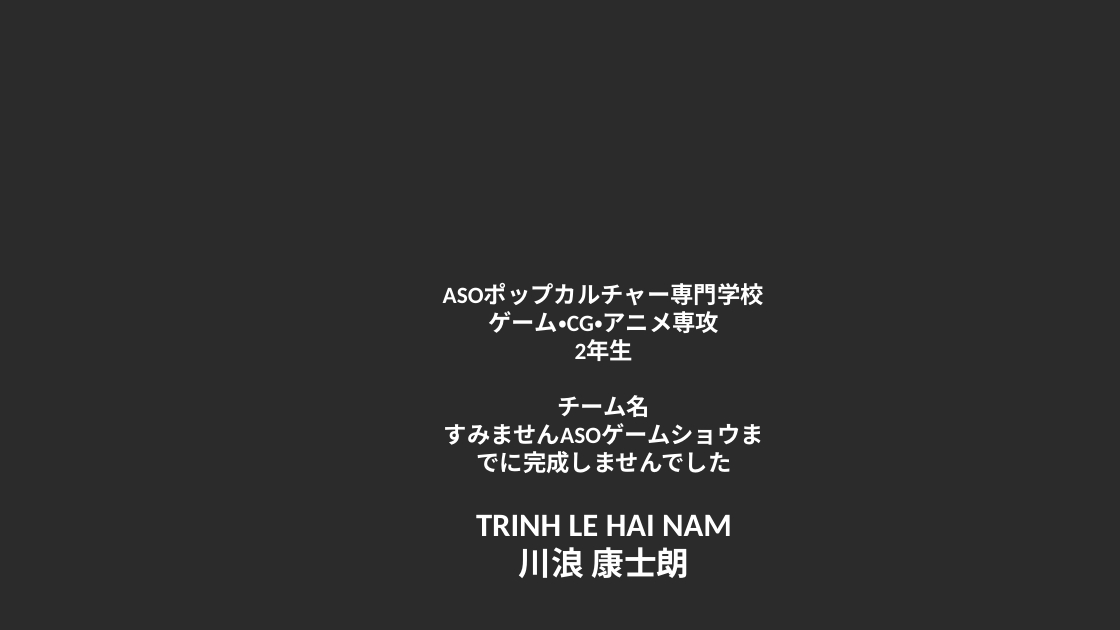
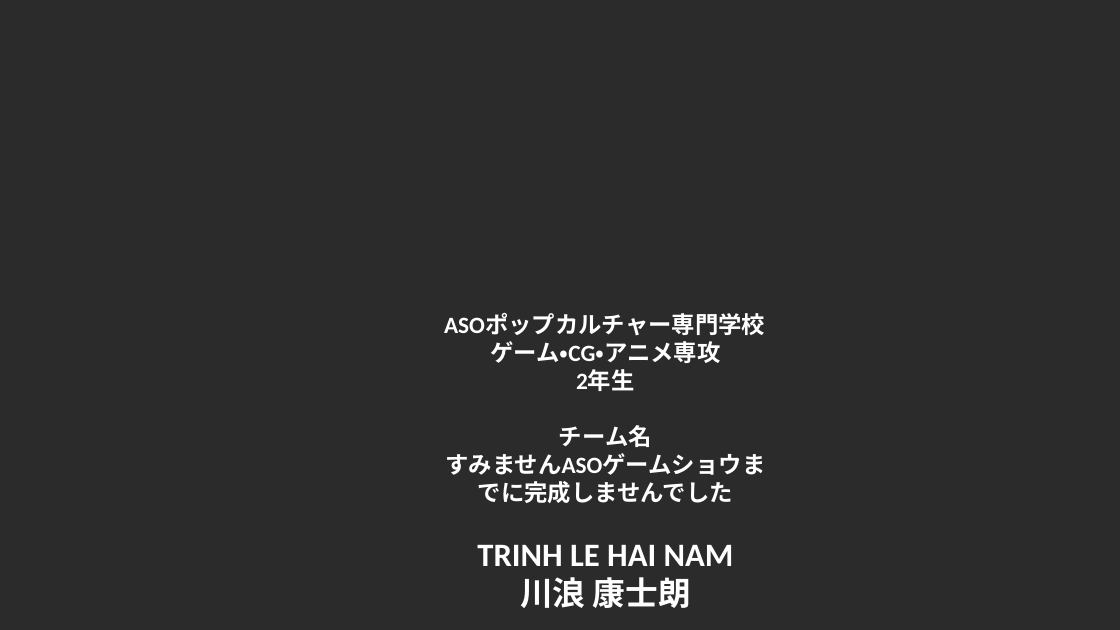
Before and after one commit to kawanami1022/2.5DActionGameProject, a slide deck: slide 1 of すみませんASOゲームショウまでに間に合いませんでした.pptx. Drawn at 1120x630 pixels with LibreOffice and Linux fonts; fonts in the diff are those of the drawing; background and template pictures are left out; a plain dark background stands for a picture behind light text. Boxes give left, top, right and bottom in pixels: in the first picture for what was removed or moved away, otherwise in the second. Text is boxed around its words. In the diff, an @@ line names an element or a change of style, - is before the commit and + after.

```diff
--- a/すみませんASOゲームショウまでに間に合いませんでした.pptx
+++ b/すみませんASOゲームショウまでに間に合いませんでした.pptx
@@ text "ASOポップカルチャー専門学校": place and size @@
-text "ASOポップカルチャー専門学校" at [443,283,764,578]
+text "ASOポップカルチャー専門学校" at [444,313,765,608]
```
Also in this commit, not shown: 1 other slide changed, 3 slides added, 1 slide removed.
